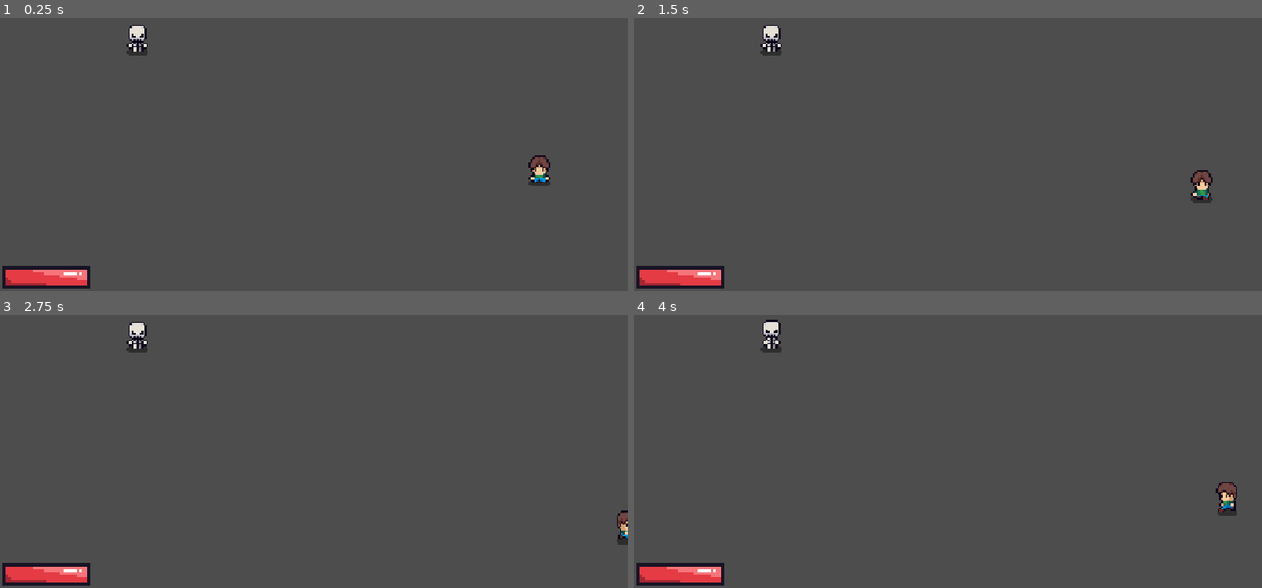
Above: before the commit, frames 1-4 (two rows, left to right).
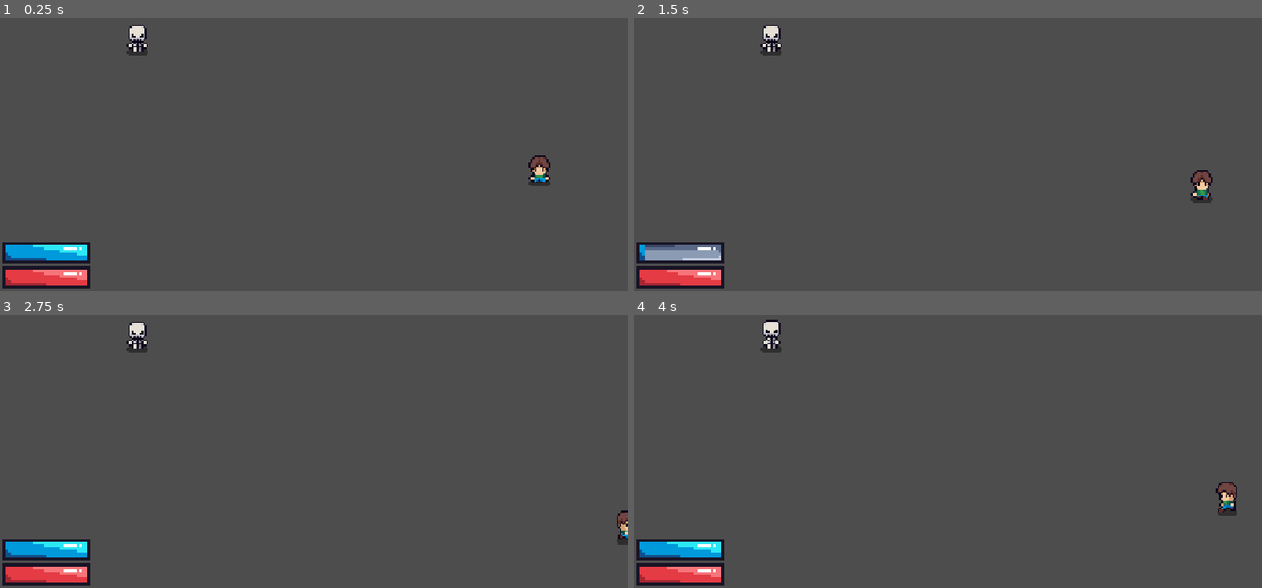
Above: after the commit, the same moments.

Repository: FaizeenHoque/thelastplot
Game: Godot game, scene res://Scenes/Default.tscn
Same seed, same stepped clock (60 frames per second), same inputs: the game is played once before the commit and once after it.
Inputs (mouse positions are in pixels of both pictures, inside the frame that each line leads up to):
- Up to frame 1 (0.25 s): no input
- Up to frame 2 (1.5 s): tap Enter at 0.5 s; move the mouse to (1086, 97) at 0.52 s; hold D (MoveRight) 0.53-1.28 s; tap Space (Slash) at 0.6 s; click (1086, 97) at 0.67 s; move the mouse to (822, 132) at 1.27 s; hold S (MoveDown) from 1.28 s (still down); tap Alt at 1.35 s
- Up to frame 3 (2.75 s): move the mouse to (376, 334) at 2.02 s; release S (MoveDown) at 2.03 s; hold D (MoveRight) from 2.03 s (still down); tap Shift at 2.1 s
- Up to frame 4 (4 s): move the mouse to (916, 481) at 2.77 s; release D (MoveRight) at 2.78 s; hold W (MoveUp) 2.78-3.53 s; tap Space (Slash) at 2.85 s; click (916, 481) at 2.92 s; move the mouse to (1136, 465) at 3.52 s; hold A (MoveLeft) from 3.53 s (still down); tap Alt at 3.6 s

The runs differ from the first frame. In frame 1, 1.1% of the frame differs, in the area x 0-15%, y 82-90%; in frame 2, 1.1%; in frame 3, 1.1%; in frame 4, 1.1%.

Commit message:
Added a cooldown progress bar

Diff:
--- a/Scenes/hud.tscn
+++ b/Scenes/hud.tscn
@@ -3,18 +3,33 @@
 [ext_resource type="Texture2D" uid="uid://wk03yk7pqr" path="res://Assets/UI/Bars/progress bar medium rounded under.png" id="1_bjfho"]
 [ext_resource type="Texture2D" uid="uid://c4to3glpoe236" path="res://Assets/UI/Bars/progress bar least rounded over.png" id="1_fccik"]
 [ext_resource type="Texture2D" uid="uid://bp0x50v6ncuer" path="res://Assets/UI/Bars/progress bar least rounded progress red.png" id="2_bjfho"]
+[ext_resource type="Texture2D" uid="uid://druw7w867m42h" path="res://Assets/UI/Bars/progress bar medium rounded progress blue.png" id="3_t1xeu"]
 [ext_resource type="Script" uid="uid://cgjnsqfc2d3e4" path="res://Scripts/health_bar.gd" id="4_6fbih"]
+[ext_resource type="Script" uid="uid://dyfnitk801qqs" path="res://Scripts/slash_cooldown.gd" id="4_36asn"]
 
 [node name="HUD" type="Node2D" unique_id=418181721]
 position = Vector2(0, 608)
 scale = Vector2(5, 5)
+
+[node name="slash_cooldown" type="TextureProgressBar" parent="." unique_id=1369085786]
+offset_left = 1.2
+offset_top = -10.400002
+offset_right = 41.2
+offset_bottom = 29.599998
+max_value = 1.0
+step = 0.1
+value = 1.0
+texture_under = ExtResource("1_bjfho")
+texture_over = ExtResource("1_fccik")
+texture_progress = ExtResource("3_t1xeu")
+script = ExtResource("4_36asn")
 
 [node name="health_bar" type="TextureProgressBar" parent="." unique_id=885799508]
 offset_left = 0.6
 offset_top = -1.1999999
 offset_right = 40.6
 offset_bottom = 38.8
-value = 30.0
+value = 100.0
 texture_under = ExtResource("1_bjfho")
 texture_over = ExtResource("1_fccik")
 texture_progress = ExtResource("2_bjfho")
--- a/Scenes/player.tscn
+++ b/Scenes/player.tscn
@@ -458,7 +458,6 @@
 pitch_scale = 5.0
 
 [node name="AttackCooldown" type="Timer" parent="." unique_id=1622770849]
-wait_time = 0.001
 one_shot = true
 
 [connection signal="animation_finished" from="AnimatedSprite2D" to="." method="_on_animated_sprite_2d_animation_finished"]
--- a/Scripts/player.gd
+++ b/Scripts/player.gd
@@ -26,6 +26,7 @@
 func _physics_process(delta: float) -> void:
 	# Disable range until an attack is triggered
 	range.monitoring = false
+	PlayerStats.slash_cooldown = attack_cooldown.time_left
 
 	if Input.is_action_just_pressed("Slash") and not is_slashing and attack_cooldown.is_stopped():
 		slash()
--- a/Scripts/player_stats.gd
+++ b/Scripts/player_stats.gd
@@ -2,3 +2,4 @@
 
 const max_health: int = 100
 var health: int = 100
+var slash_cooldown: float
--- /dev/null
+++ b/Scripts/slash_cooldown.gd
@@ -0,0 +1,7 @@
+extends TextureProgressBar
+
+# Called every frame. 'delta' is the elapsed time since the previous frame.
+func _process(delta: float) -> void:
+	value = PlayerStats.slash_cooldown
+	if value <= 0:
+		value = 1
Binary file added: Assets/UI/Bars/progress bar medium rounded progress blue.png
Not shown, added: Assets/UI/Bars/progress bar medium rounded progress blue.png.import
Binary file added: Assets/UI/Bars/progress bar medium rounded progress cinnamon.png
Not shown, added: Assets/UI/Bars/progress bar medium rounded progress cinnamon.png.import
Binary file added: Assets/UI/Bars/progress bar medium rounded progress dark brown.png
Not shown, added: Assets/UI/Bars/progress bar medium rounded progress dark brown.png.import
Binary file added: Assets/UI/Bars/progress bar medium rounded progress dark green.png
Not shown, added: Assets/UI/Bars/progress bar medium rounded progress dark green.png.import
Binary file added: Assets/UI/Bars/progress bar medium rounded progress dark grey.png
Not shown, added: Assets/UI/Bars/progress bar medium rounded progress dark grey.png.import
Binary file added: Assets/UI/Bars/progress bar medium rounded progress dark purple.png
Not shown, added: Assets/UI/Bars/progress bar medium rounded progress dark purple.png.import
(and 15 more such lines)
